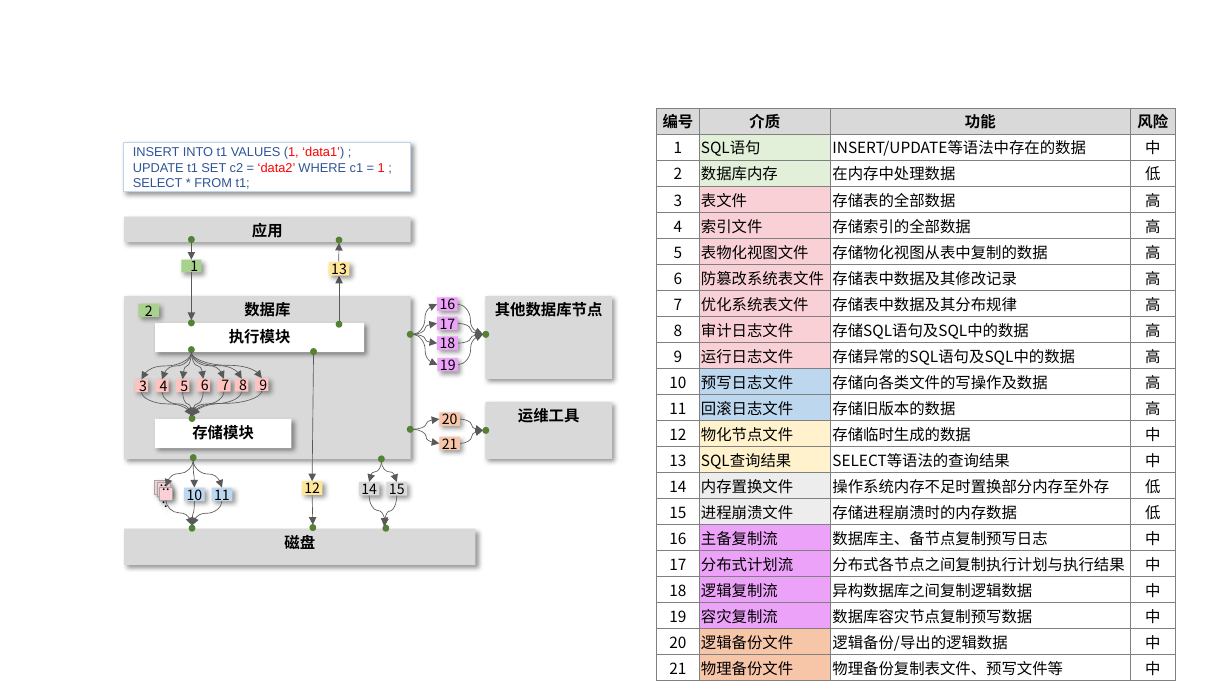
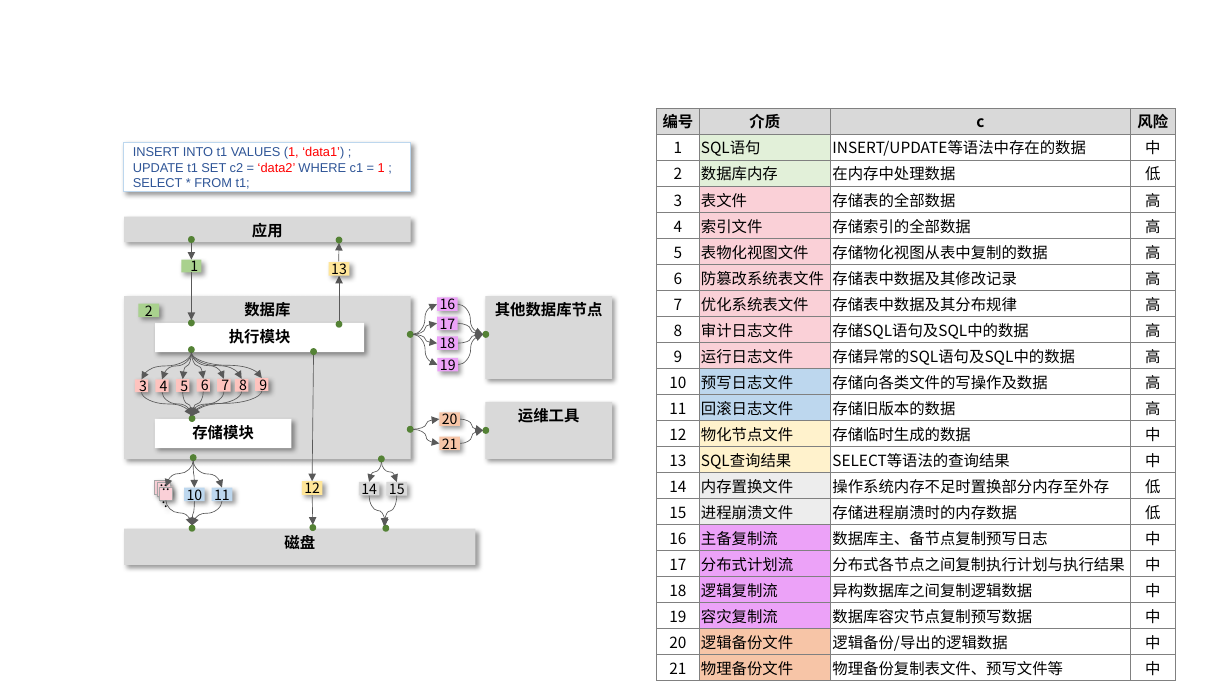
Before and after one commit to poorkk/lorand, a slide deck: slide 32 of source/doc/数据库安全.pptx (slide 31 before the commit). Drawn at 1232x693 pixels with LibreOffice and Linux fonts; fonts in the diff are those of the drawing. Boxes give left, top, right and bottom in pixels: in the first picture for what was removed or moved away, otherwise in the second. Text is boxed around its words. In the diff, an @@ line names an element or a change of style, - is before the commit and + after.

```diff
--- a/source/doc/数据库安全.pptx
+++ b/source/doc/数据库安全.pptx
@@ table at (657, 108, 1176, 680) @@
-row 1, column 3: 功能
+row 1, column 3: c
```
Also in this commit, not shown: 2 other slides changed, 2 slides added, 1 slide removed.
